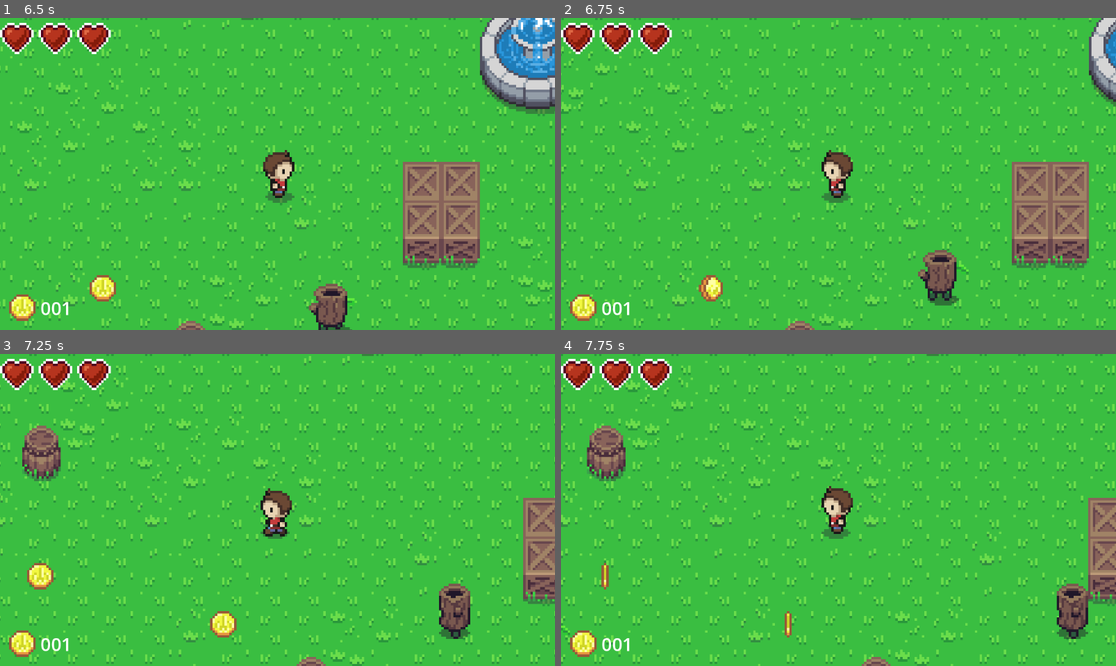
Above: before the commit, frames 1-4 (two rows, left to right).
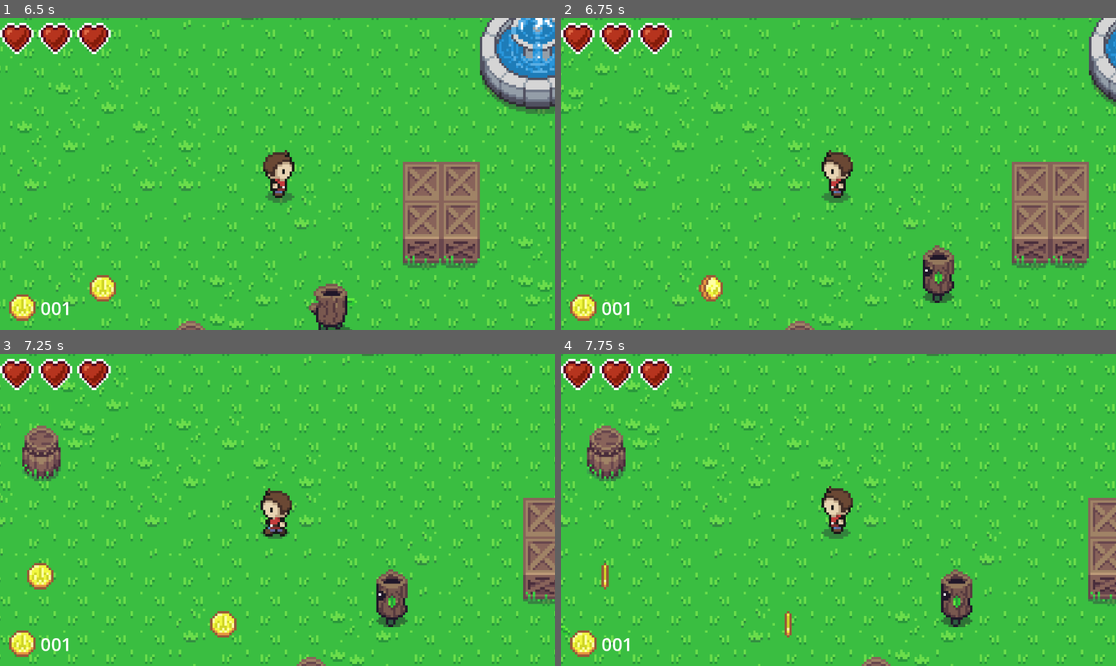
Above: after the commit, the same moments.

Repository: danielathome19/Game-Design-I
Game: Godot game, scene res://td_world_1.tscn
The game is run twice, just before and just after one commit, with the same random seed, the same clock (stepped at 60 frames per second) and the same inputs. The project has no main scene, so this scene is started directly.
Inputs (mouse positions are in pixels of both pictures, inside the frame that each line leads up to):
- Up to frame 1 (6.5 s): tap Enter (ui_accept) at 0.5, 0.77, 3.77 s; move the mouse to (399, 158) at 0.52 s; hold Right (ui_right) 0.53-1.25 s; tap I (zoom_cam_in) every 1.5 s from 0.6 to 5.1 s; click (399, 158) at 0.67 s; drag from (166, 189) to (355, 155) at 1.27 s; move the mouse to (333, 105) at 2.02 s; hold Left (ui_left) 2.03-2.75 s; drag from (249, 236) to (399, 289) at 2.77 s; move the mouse to (444, 220) at 3.52 s; hold Right (ui_right) 3.53-4.25 s; drag from (111, 127) to (277, 289) at 4.27 s; move the mouse to (305, 174) at 5.02 s; hold Right (ui_right) 5.03-5.75 s; click (305, 174) at 5.17 s; drag from (194, 96) to (166, 189) at 5.77 s
- Up to frame 2 (6.75 s): move the mouse to (960, 158) at 6.52 s; hold Left (ui_left) from 6.53 s (still down); tap I (zoom_cam_in) at 6.6 s
- Up to frame 3 (7.25 s): keep holding Left (ui_left); tap Enter (ui_accept) at 6.77 s
- Up to frame 4 (7.75 s): release Left (ui_left) at 7.25 s; drag from (727, 525) to (605, 578) at 7.27 s

Frame 1 is identical in both runs. In frame 2, 0.7% of the frame differs, in the area x 64-74%, y 72-93%; in frame 3, 1.8%; in frame 4, 1.8%, in the area x 68-95%, y 69-92%.

Commit message:
Update 11/12

Diff:
--- a/td_enemy.gd
+++ b/td_enemy.gd
@@ -40,7 +40,7 @@
 var ai_timer = ai_timer_max - randi() % 5
 var damage_lock = 0.0
 var animation_lock = 0.0
-var knockback = 128.0
+var knockback = 128.0 * 1.25
 var vision_distance = 50.0
 var money_value = 5.0
 
@@ -52,13 +52,24 @@
 @onready var anim_player = $AnimatedSprite2D
 
 func turn_toward_player_location(location: Vector2):
-	# TODO
-	pass
+	# Set the state to move toward the player
+	var dir_to_player = (location - self.global_position).normalized()
+	velocity = dir_to_player * (SPEED * 2)
+	# Determine the closest cardinal direction for animation
+	var closest_angle = INF
+	var closest_state = STATES.IDLE
+	for i in range(1, 5):
+		var state_dir = state_directions[i]
+		var angle_dif = abs(state_dir.angle_to(dir_to_player))
+		if angle_dif < closest_angle:
+			closest_angle = angle_dif
+			closest_state = STATES.values()[i]
+	AI_STATE = closest_state
 
 func take_damage(dmg, attacker=null):
 	# TODO
 	if damage_lock == 0.0:
-		#AI_STATE = STATES.DAMAGED
+		AI_STATE = STATES.DAMAGED
 		HEALTH -= dmg
 		damage_lock = 0.2
 		animation_lock = 0.2
@@ -70,7 +81,7 @@
 		else:
 			if attacker != null:
 				var loc = attacker.global_position
-				#await recovered
+				await recovered
 				turn_toward_player_location(loc)
 	pass
 
@@ -85,8 +96,24 @@
 		rcR.target_position = \
 			raydir.rotated(deg_to_rad(+45)).normalized() * vision_distance
 	if animation_lock == 0.0:
-		# TODO: recover from damage
-		# TODO: damage player
+		if AI_STATE == STATES.DAMAGED:
+			# TODO: reset shader
+			AI_STATE = STATES.IDLE
+			recovered.emit()
+		for player in get_tree().get_nodes_in_group("Player"):
+			if $AttackBox.overlaps_body(player):
+				if player.damage_lock == 0.0:
+					var inert = (player.global_position-self.global_position)
+					player.inertia = inert.normalized() * knockback
+					player.take_damage(DAMAGE)
+				else:
+					continue
+			if player.data.state != player.STATES.DEAD:
+				if (rcM.is_colliding() and rcM.get_collider() == player) or \
+				   (rcL.is_colliding() and rcL.get_collider() == player) or \
+				   (rcR.is_colliding() and rcR.get_collider() == player):
+					turn_toward_player_location(player.global_position)
+			pass
 
 		ai_timer = clamp(ai_timer-delta, 0.0, ai_timer_max)
 		if ai_timer == 0.0:
